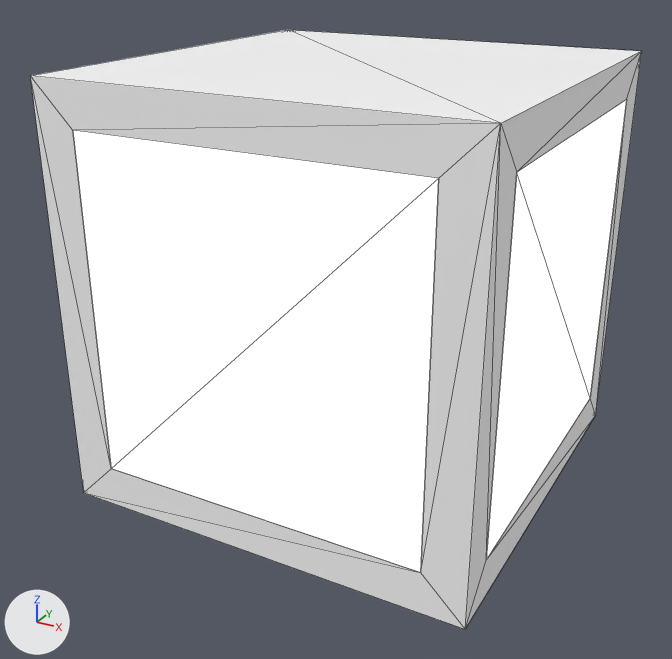
A saved change to the COLLADA model models/cube_A/meshes/cube_A.dae.
Rendered twice from a 50 mm lens placed at (0.0489, -0.095, 0.0644), pointed at (-0.0013, -0.0038, 0.0188). Every picture has the same lights, and +X, +Y and +Z are marked at lower left. Mesh edges are drawn as thin lines. Where no turn or scale is listed for an object, it has been applied to the vertices.

Objects in the first picture: 'instance_0', 'instance_0.001', 'instance_0.002', 'instance_0.005'.
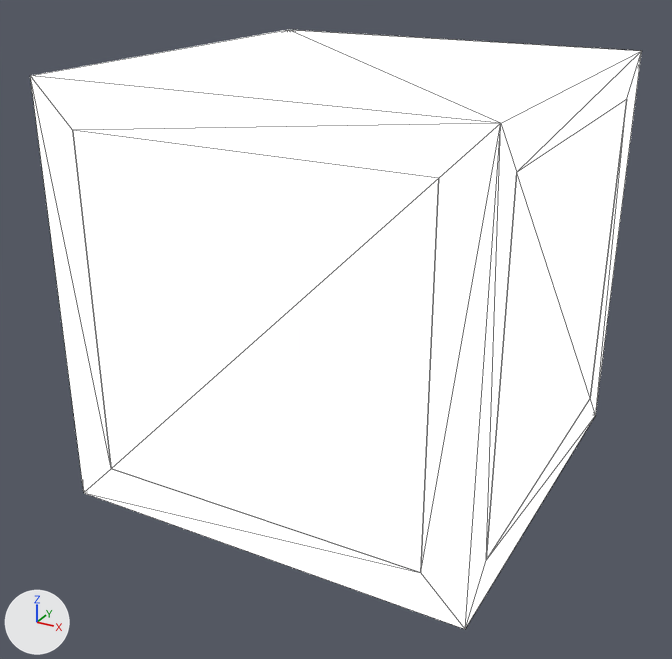
Pixel boxes (x1, y1, x2, y2) of what changed, in the pictures (672 x 659 px):
'instance_0', surface changed
    both: (30, 30, 641, 629)
'instance_0.001', surface changed
    both: (465, 51, 642, 629)

Patch to the scene script:
```diff
--- a/models/cube_A/meshes/cube_A.dae.py
+++ b/models/cube_A/meshes/cube_A.dae.py
@@ mat_material_3 @@
 mat_material_3.base_color = (0.996, 0.996, 0.996)  # white #ffffff
+mat_material_3.emission_strength = 1.0
@@ mat_material @@
 mat_material.base_color = (1.0, 1.0, 1.0)  # white #ffffff
+mat_material.emission_strength = 1.0
```
